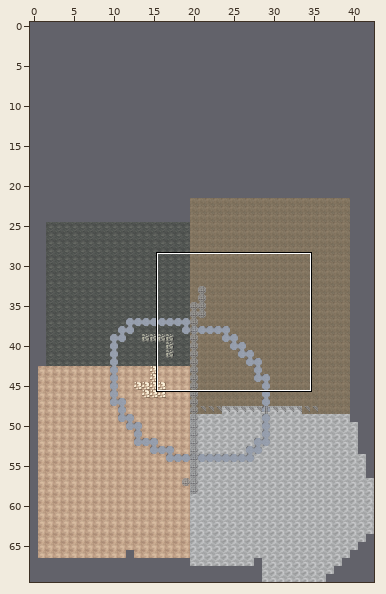
Tiled map -- command/layerauto/test/layerauto_example.tmx. Above, an overview of the earlier version with the close-up marked.
Close-up. Before the commit:
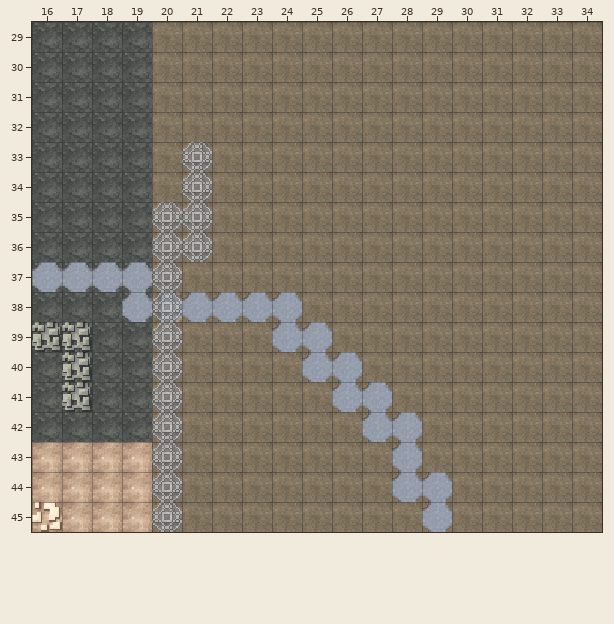
Cells are 20x20 px. Shown: x 16..34, y 29..45. The commit also changed other parts of the map, which this record leaves out.
Now the later version:
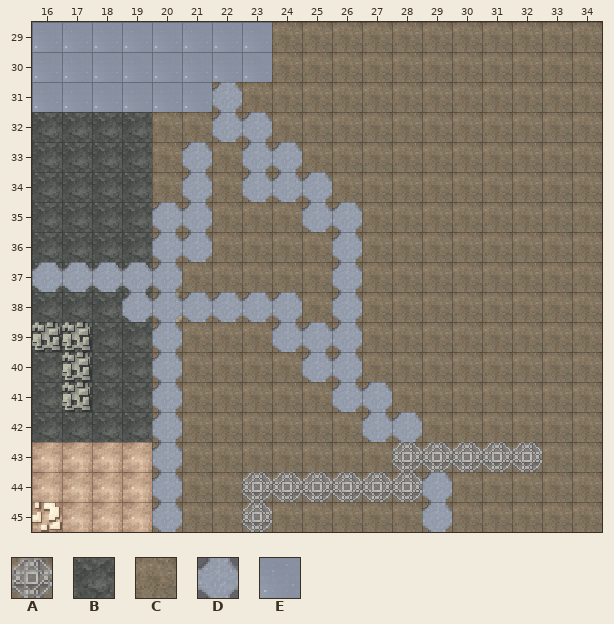
Key: from "巴巴罗萨计划(N4版)地块byXs": A 17, B 73, C 76, D 84; from "巴巴罗萨计划(N4版)渐变海洋地块byXs": E 50.
_ is an empty cell.
See-through tiles are keyed as they look on the map.
Edits made:
{"where": "layer \"Ground\""}
{"y":29,"x":16,"old":"BBBBCCCC","new":"EEEEEEEE"}
{"y":30,"x":16,"old":"BBBBCCCC","new":"EEEEEEEE"}
{"y":31,"x":16,"old":"BBBBCC","new":"EEEEEE"}
{"where": "layer \"Items_river\""}
{"y":31,"x":22,"old":"_","new":"D"}
{"y":32,"x":22,"old":"__","new":"DD"}
{"y":33,"x":21,"old":"A","new":"D"}
{"y":33,"x":23,"old":"__","new":"DD"}
{"y":34,"x":21,"old":"A","new":"D"}
{"y":34,"x":23,"old":"___","new":"DDD"}
{"y":35,"x":20,"old":"AA","new":"DD"}
{"y":35,"x":25,"old":"__","new":"DD"}
{"y":36,"x":20,"old":"AA","new":"DD"}
{"y":36,"x":26,"old":"_","new":"D"}
{"y":37,"x":20,"old":"A","new":"D"}
{"y":37,"x":26,"old":"_","new":"D"}
{"y":38,"x":20,"old":"A","new":"D"}
{"y":38,"x":26,"old":"_","new":"D"}
{"y":39,"x":20,"old":"A","new":"D"}
{"y":39,"x":26,"old":"_","new":"D"}
{"y":40,"x":20,"old":"A","new":"D"}
{"y":41,"x":20,"old":"A","new":"D"}
{"y":42,"x":20,"old":"A","new":"D"}
{"y":43,"x":20,"old":"A","new":"D"}
{"y":43,"x":28,"old":"D____","new":"AAAAA"}
{"y":44,"x":20,"old":"A","new":"D"}
{"y":44,"x":23,"old":"_____D","new":"AAAAAA"}
{"y":45,"x":20,"old":"A","new":"D"}
{"y":45,"x":23,"old":"_","new":"A"}
